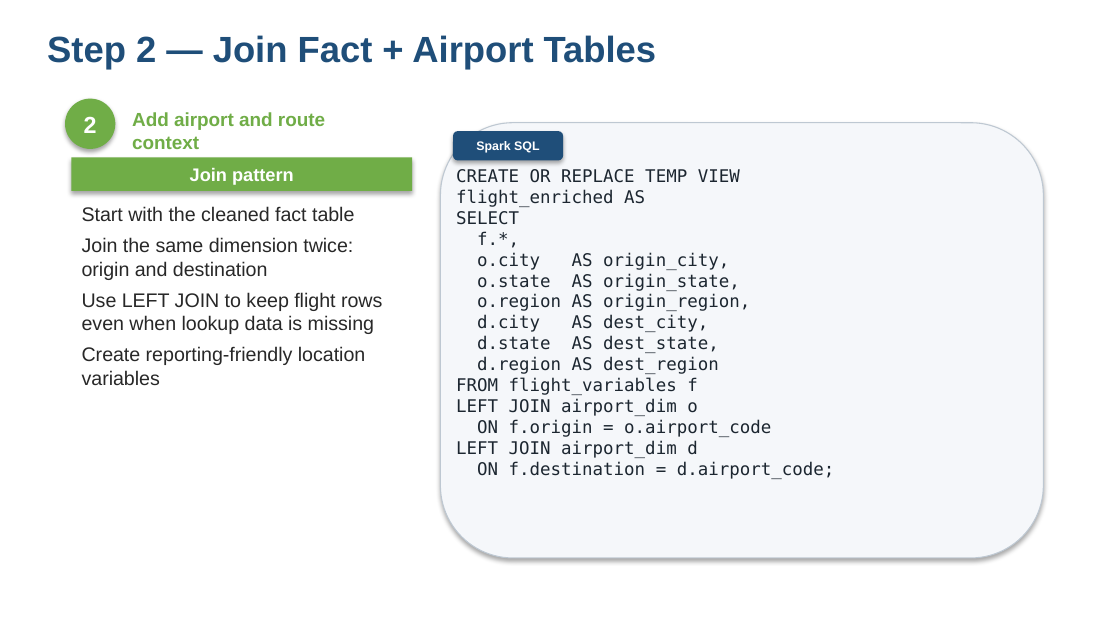
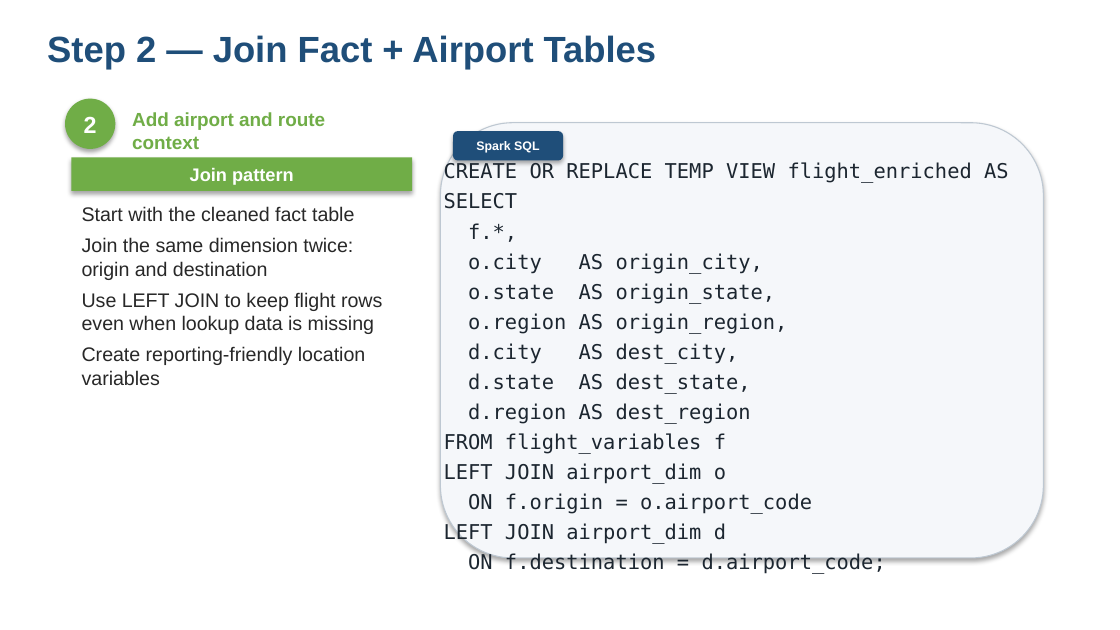
Before and after one commit to zhangyu027/UCI_Hadoop_Apache_Airflow, a slide deck: slide 37 of 02_Slides/M6_SparkSQL.pptx. Drawn at 1120x630 pixels with LibreOffice and Linux fonts; fonts in the diff are those of the drawing. Boxes give left, top, right and bottom in pixels: in the first picture for what was removed or moved away, otherwise in the second. Text is boxed around its words. In the diff, an @@ line names an element or a change of style, - is before the commit and + after.

```diff
--- a/02_Slides/M6_SparkSQL.pptx
+++ b/02_Slides/M6_SparkSQL.pptx
@@ text "CREATE OR REPLACE TEMP VIEW ..." moved from (x1=456, y1=169, x2=771, y2=458) to (x1=444, y1=162, x2=1009, y2=574) @@
@@ text "CREATE OR REPLACE TEMP VIEW ..." at (x1=444, y1=162, x2=1009, y2=574): size 12 to 14 pt; line spacing 1 to 1.05; more space between paragraphs @@
```
Also in this commit, not shown: 25 other slides changed, 3 other files.
